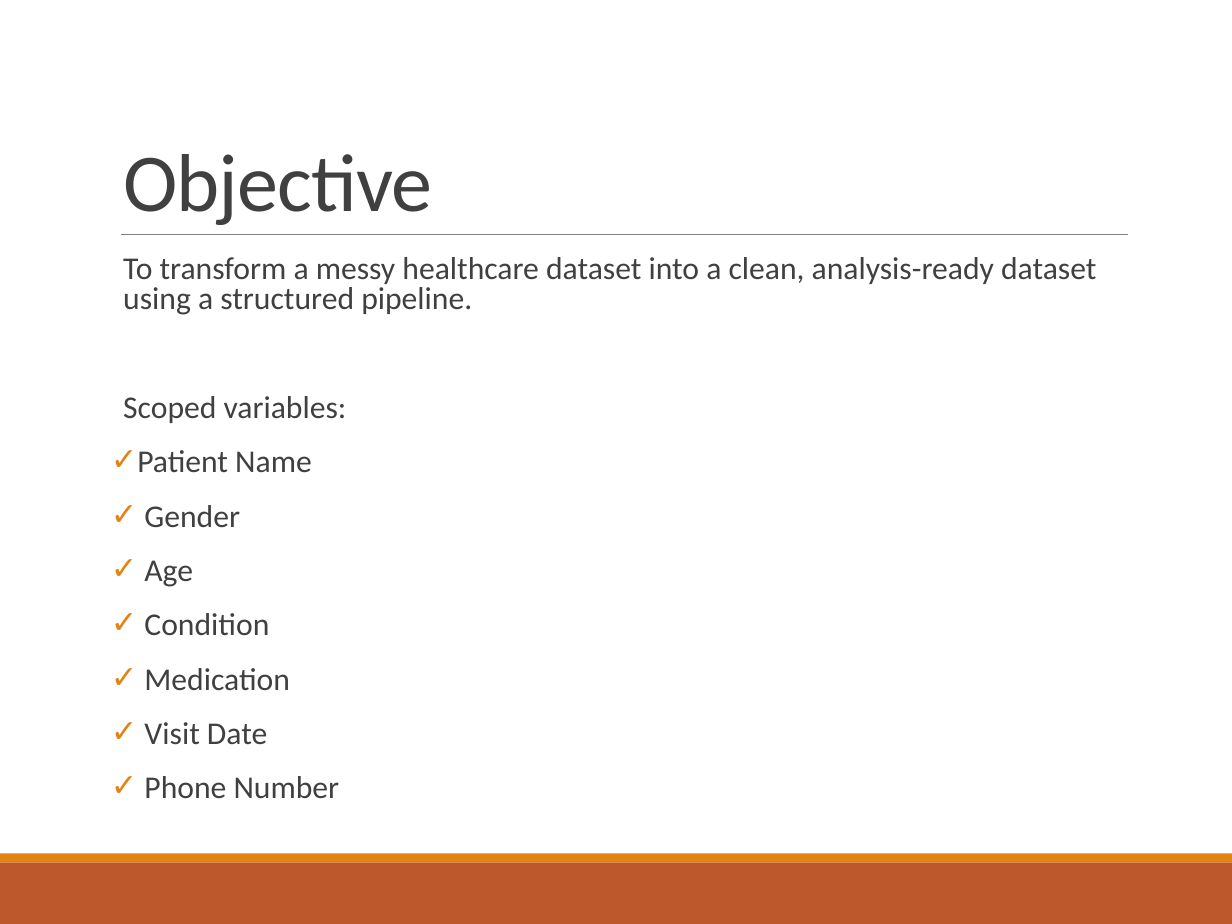
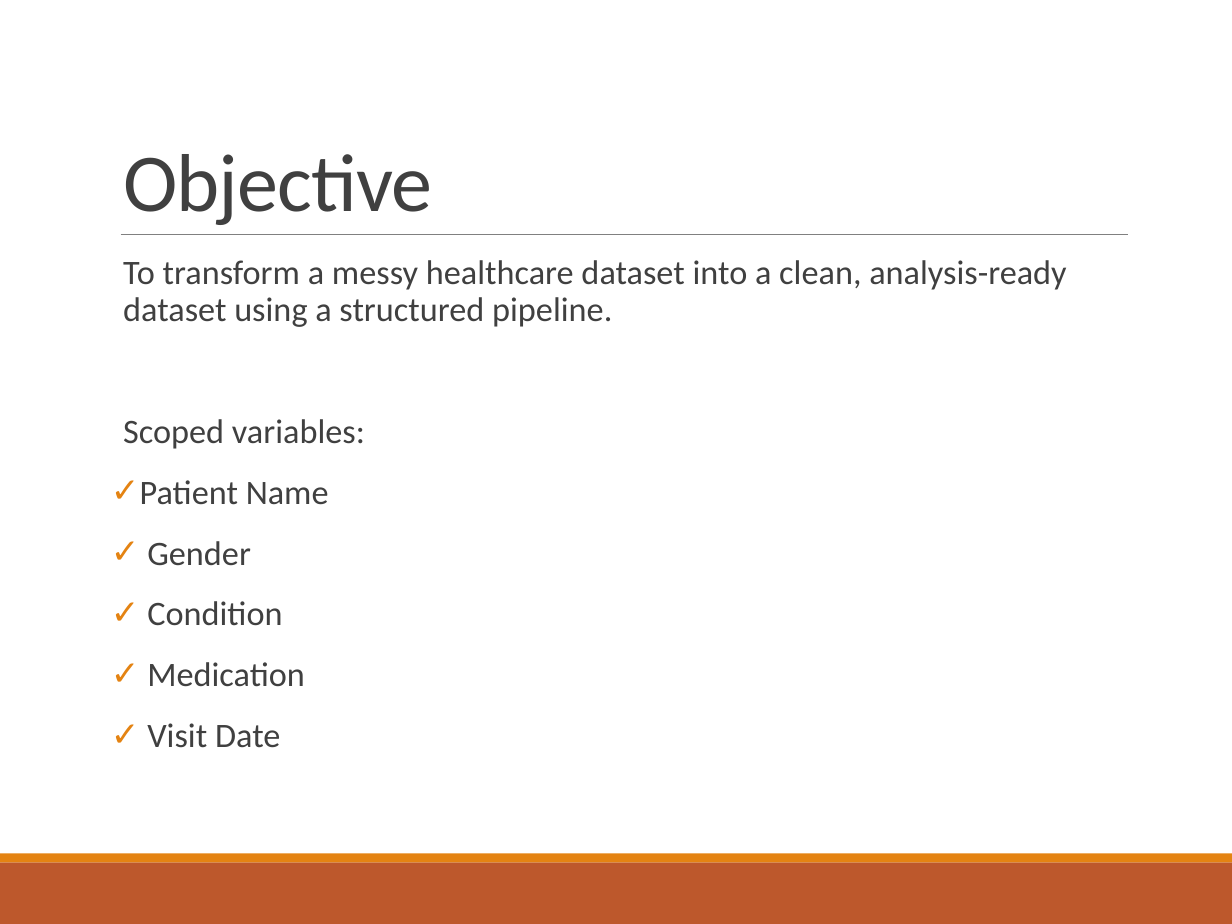
Before and after one commit to TynishaN/healthcare_cleaning_pipeline, a slide deck: slide 3 of presentation/healthcare_pipeline_presentation.pptx. Drawn at 1232x924 pixels with LibreOffice and Linux fonts; fonts in the diff are those of the drawing. Boxes give left, top, right and bottom in pixels: in the first picture for what was removed or moved away, otherwise in the second. Text is boxed around its words. In the diff, an @@ line names an element or a change of style, - is before the commit and + after.

```diff
--- a/presentation/healthcare_pipeline_presentation.pptx
+++ b/presentation/healthcare_pipeline_presentation.pptx
@@ text "To transform a messy healthcare ..." at box(123, 260, 1066, 748): size 18.5 to 20 pt; line spacing 0.8 to 0.9 @@
@@ text at box(144, 560, 193, 587): paragraph removed @@
-✓ Age
@@ text at box(144, 776, 340, 798): paragraph removed @@
-✓ Phone Number
```
Also in this commit, not shown: 11 other slides changed, 5 slides removed, 6 other files.
